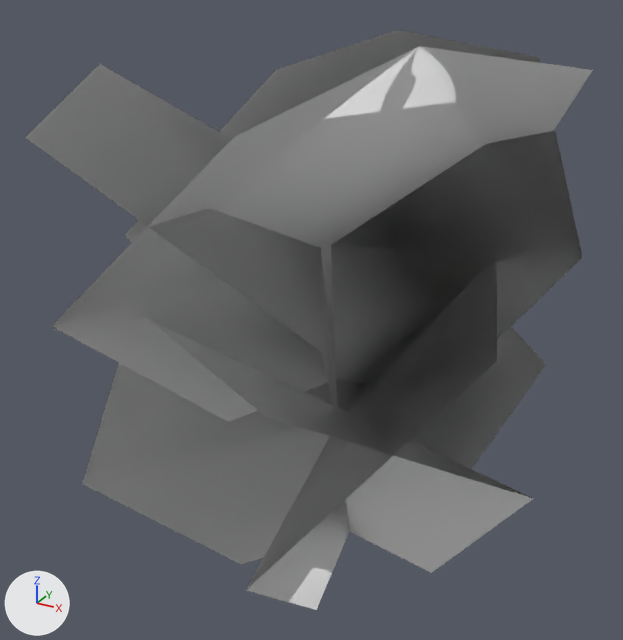
Two versions of the glTF model public/siege/scifi/nature_SM_Plant_Bush_Leaves_02.gltf, one commit apart.
Rendered twice from a camera (50 mm lens) standing at (0.379, -0.779, 0.659) and looking at (-0.039, -0.019, 0.279). Lighting does not change. The marker at lower left points along +X, +Y and +Z. The picture after the commit comes second. Where no turn or scale is listed for an object, it has been applied to the vertices.

In view in the first picture: 'SM_Plant_Bush_Leaves_02'.
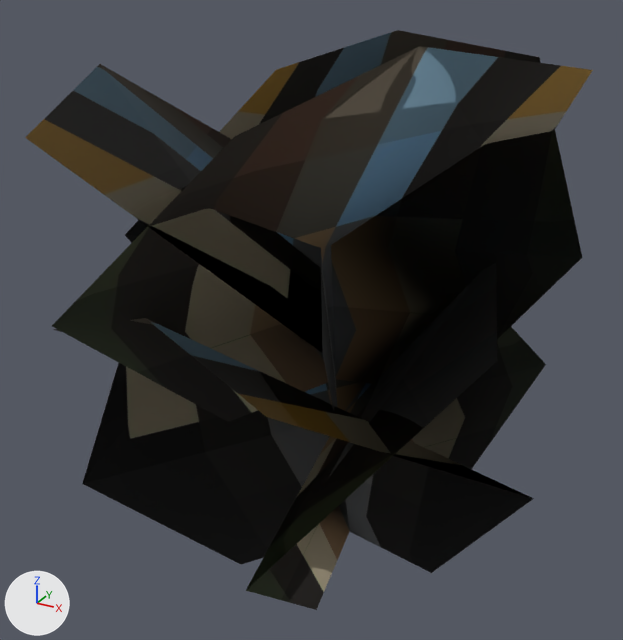
The change, as a diff of the scene's bpy script:
```diff
--- a/public/siege/scifi/nature_SM_Plant_Bush_Leaves_02.gltf.py
+++ b/public/siege/scifi/nature_SM_Plant_Bush_Leaves_02.gltf.py
@@ img_polygonnature_04 @@
+img_polygonnature_04 = load_image('PolygonNature_04', 'PolygonNature_04.webp', 512, 512, 'sRGB')
@@ mat_tree4 @@
 n0 = _N.new('ShaderNodeBsdfPrincipled'); n0.name = 'Principled BSDF'
 n1 = _N.new('ShaderNodeOutputMaterial'); n1.name = 'Material Output'
+n3 = _N.new('ShaderNodeMix'); n3.name = 'Mix'
+n3.data_type = 'RGBA'
+n3.blend_type = 'MULTIPLY'
+n3.inputs[0].default_value = 1.0  # 'Factor'
 n2 = _N.new('ShaderNodeVertexColor'); n2.name = 'Color Attribute'
+n4 = _N.new('ShaderNodeTexImage'); n4.name = 'Image Texture'
+n4.image = img_polygonnature_04
 _L.new(n0.outputs[0], n1.inputs[0])  # 'BSDF' to 'Surface'
-_L.new(n2.outputs[0], n0.inputs[0])  # 'Color' to 'Base Color'
+_L.new(n3.outputs[2], n0.inputs[0])  # 'Result' to 'Base Color'
+_L.new(n2.outputs[0], n3.inputs[7])  # 'Color' to 'B'
+_L.new(n4.outputs[0], n3.inputs[6])  # 'Color' to 'A'
```

Boxes [x1, y1, x2, y2] around the edits, measured in the pictures (623 x 640 px):
'SM_Plant_Bush_Leaves_02', surface changed (grey to black)
    both: [25, 30, 593, 610]
